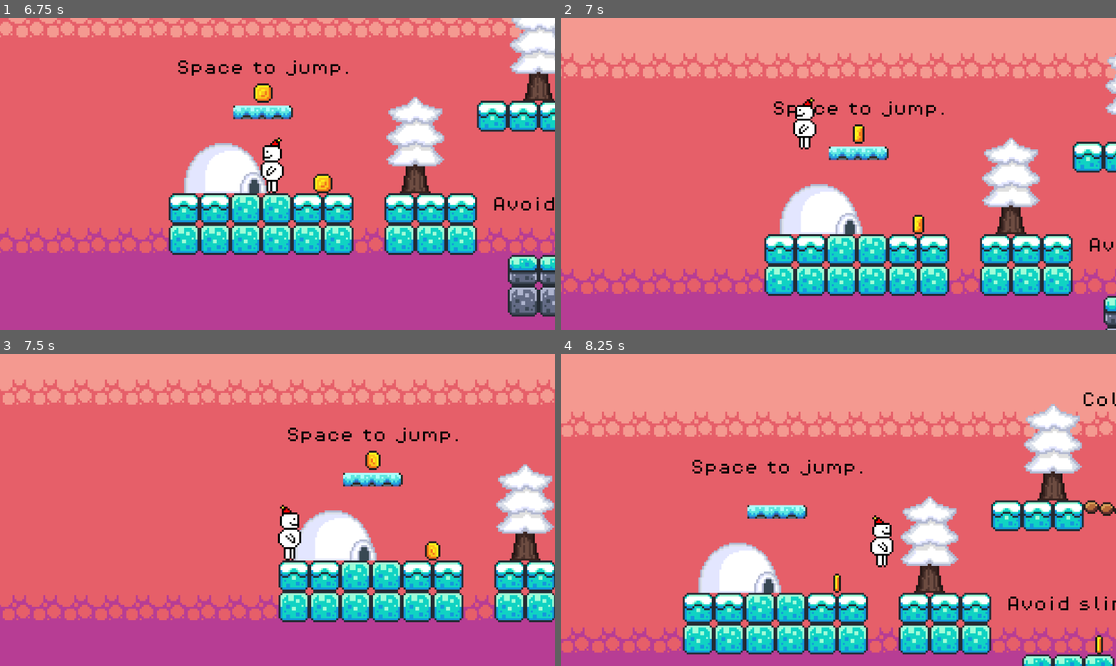
Above: before the commit, frames 1-4 (two rows, left to right).
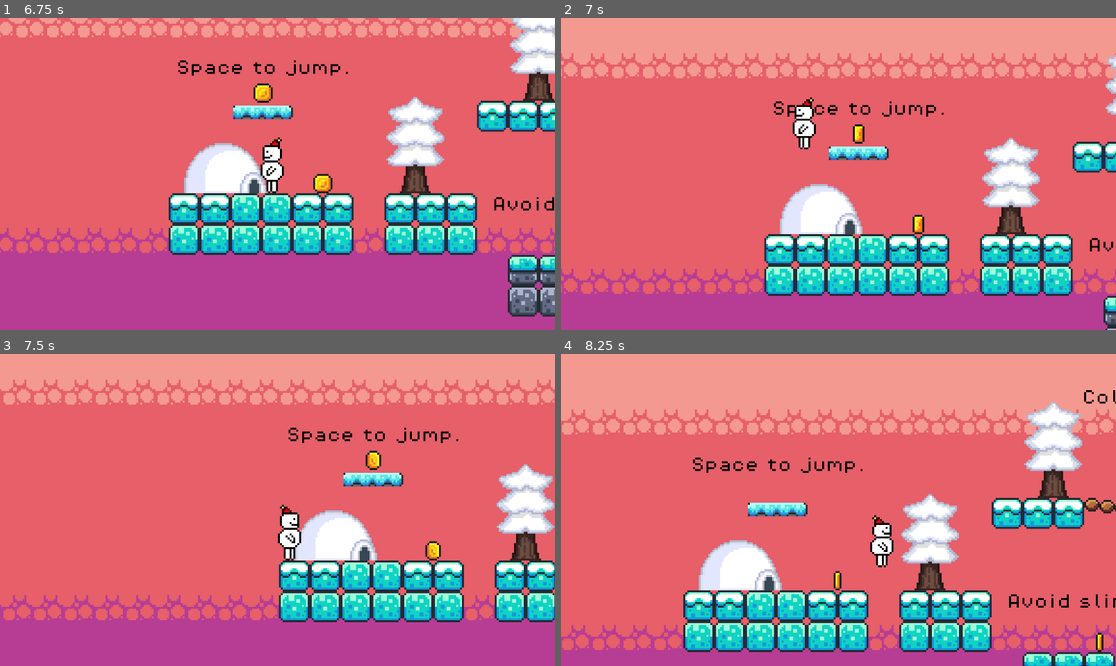
Above: after the commit, the same moments.

Repository: fioxu/Platformer_Final_Project
Game: Godot game, scene res://scenes/game.tscn
The game is run twice, just before and just after one commit, with the same random seed, the same clock (stepped at 60 frames per second) and the same inputs.
Inputs:
- Up to frame 1 (6.75 s): hold D (move_right) 0.53-2.03 s; tap Space (jump) at 0.77, 1.52, 3.02, 3.77, 4.52, 6.02 s; hold A (move_left) 2.03-2.78 s; hold D (move_right) 2.78-4.28 s; hold A (move_left) 4.28-5.03 s; hold D (move_right) 5.03-5.78 s; hold A (move_left) from 5.78 s (still down)
- Up to frame 2 (7 s): keep holding A (move_left); tap Space (jump) at 6.77 s
- Up to frame 3 (7.5 s): release A (move_left) at 7.28 s; hold D (move_right) from 7.28 s (still down)
- Up to frame 4 (8.25 s): keep holding D (move_right); tap Space (jump) at 7.52 s

Frame 1 is identical in both runs. In frame 2, 0.1% of the frame differs, in the area x 41-47%, y 25-43%; in frame 3, 2.7%; in frame 4, 15%, in the area x 0-100%, y 11-100%.

Commit message:
icy platform change

Diff:
--- a/scenes/platform.tscn
+++ b/scenes/platform.tscn
@@ -3,7 +3,7 @@
 [ext_resource type="Texture2D" uid="uid://fiv51yxbthyf" path="res://assets/sprites/platforms.png" id="1_xtavx"]
 
 [sub_resource type="RectangleShape2D" id="RectangleShape2D_nxxnp"]
-size = Vector2(32, 9)
+size = Vector2(32, 7)
 
 [node name="Platform" type="AnimatableBody2D"]
 
@@ -13,6 +13,5 @@
 region_rect = Rect2(17, 49, 31, 7)
 
 [node name="CollisionShape2D" type="CollisionShape2D" parent="."]
-position = Vector2(0, -0.5)
 shape = SubResource("RectangleShape2D_nxxnp")
 one_way_collision = true
